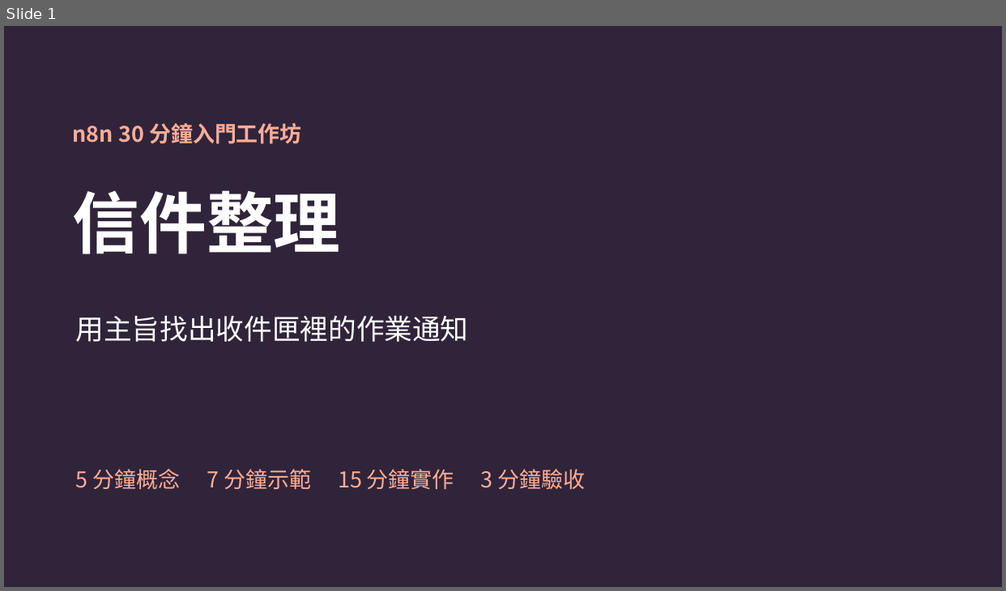
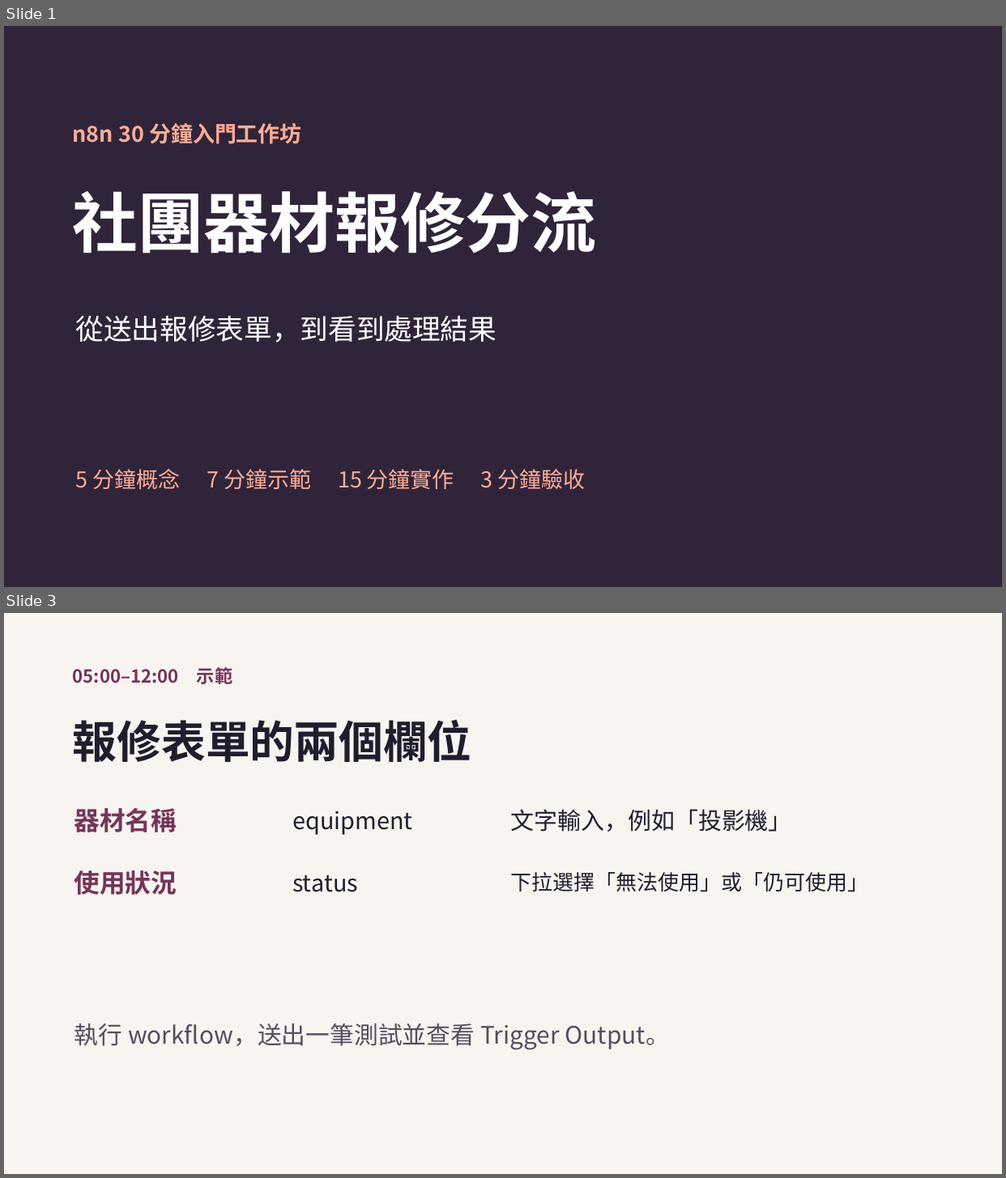
Before and after one commit to robylin829/n8n-30min-workshop, a slide deck: slides/n8n-30min-workshop.pptx. Shown one above the other, each under a label of ours: slide 1 before the commit, slides 1 and 3 after it; the slides between them are not shown. The pictures are 1006x591 and 1006x1178 pixels, drawn with LibreOffice and Linux fonts; fonts in the diff are those of the drawing. Boxes give left, top, right and bottom in pixels: in the first picture for what was removed or moved away, otherwise in the second. Text is boxed around its words. In the diff, an @@ line names an element or a change of style, - is before the commit and + after.

Commit message:
Teach equipment repair triage with n8n forms

```diff
--- a/slides/n8n-30min-workshop.pptx
+++ b/slides/n8n-30min-workshop.pptx
@@ slide 3 added at [4, 613, 1002, 1174], background #F8F4EF @@
@@ text added at [73, 667, 232, 684], 17.2 pt, text #75355A, bold @@
+05:00–12:00 示範
@@ text added at [73, 720, 472, 762], 42.8 pt, text #211C2E, bold @@
+報修表單的兩個欄位
@@ text added at [74, 808, 177, 833], 24.8 pt, text #75355A, bold @@
+器材名稱
@@ text added at [292, 811, 413, 835], 22.5 pt, text #211C2E @@
+equipment
@@ text added at [511, 809, 792, 832], 22.5 pt, text #211C2E @@
+文字輸入，例如「投影機」
@@ text added at [74, 871, 177, 895], 24.8 pt, text #75355A, bold @@
+使用狀況
@@ text added at [292, 875, 358, 892], 22.5 pt, text #211C2E @@
+status
@@ text added at [511, 872, 869, 892], 20.2 pt, text #211C2E @@
+下拉選擇「無法使用」或「仍可使用」
@@ text added at [74, 1024, 670, 1050], 23.2 pt, text #554D61 @@
+執行 workflow，送出一筆測試並查看 Trigger Output。
@@ slide 1 changed as well @@
@@ text at [73, 191, 597, 254]: text changed; size 64.5 to 63 pt @@
-信件整理
+社團器材報修分流
@@ text at [76, 316, 497, 343]: text changed @@
-用主旨找出收件匣裡的作業通知
+從送出報修表單，到看到處理結果
```
Also in this commit, not shown: 5 other slides changed, 1 slide removed, 6 other files.
